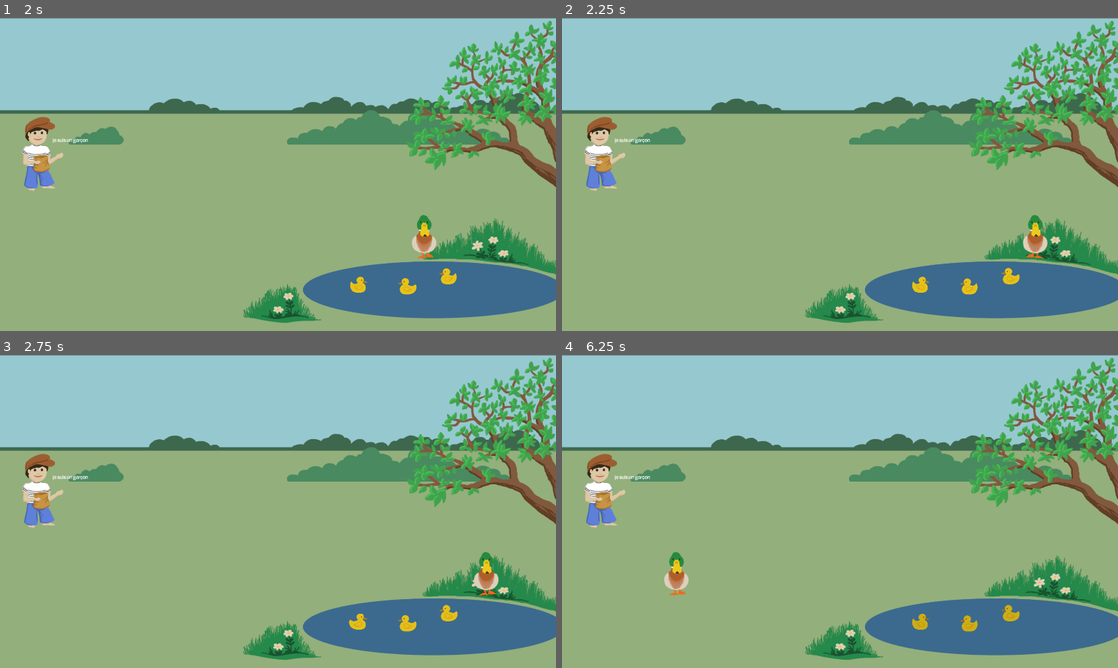
Above: before the commit, frames 1-4 (two rows, left to right).
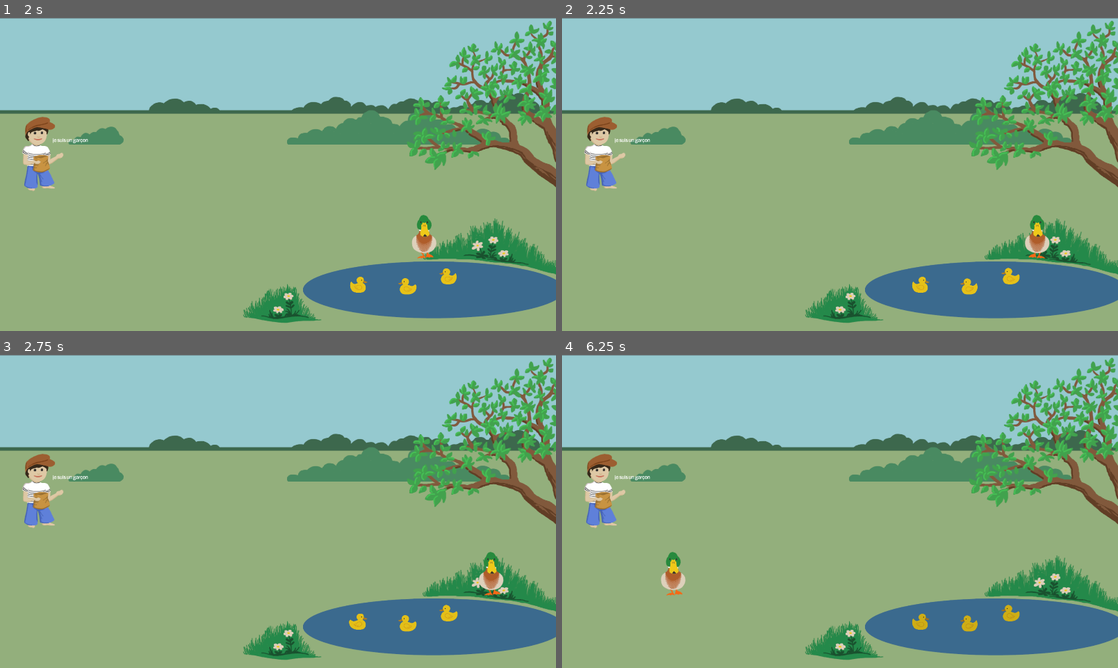
Above: after the commit, the same moments.

Repository: baguette-ballett/baguette-ballett
Game: Godot game, scene res://scenes/intro/intro.tscn
Same seed, same stepped clock (60 frames per second), same inputs: the game is played once before the commit and once after it.
Inputs:
- Up to frame 1 (2 s): click "Start" at 0.5 s; tap Enter (ui_accept) at 1.25, 1.35, 1.52, 1.82 s; hold Right (ui_right) from 1.28 s (still down)
- Up to frame 2 (2.25 s): release Right (ui_right) at 2.03 s; hold Down (ui_down) from 2.03 s (still down); tap Enter (ui_accept) at 2.1 s
- Up to frame 3 (2.75 s): keep holding Down (ui_down); tap Enter (ui_accept) at 2.27, 2.57 s
- Up to frame 4 (6.25 s): release Down (ui_down) at 2.78 s; hold Right (ui_right) 2.78-4.28 s; tap Enter (ui_accept) at 2.85, 3.6, 3.77, 4.07, 4.35, 4.52, 4.82, 5.1, 5.27, 5.57, 5.85 s; hold Left (ui_left) 4.28-5.78 s; hold Down (ui_down) from 5.78 s (still down)

Frame 1 is identical in both runs. In frame 2, 0.3% of the frame differs, in the area x 82-88%, y 62-77%; in frame 3, 0.4%, in the area x 85-91%, y 62-77%; in frame 4, 0.3%.

Commit message:
also use ui_accept for feeding the ducklings to increase the chance that the user guesses to a correct button

Diff:
--- a/scenes/player/player.gd
+++ b/scenes/player/player.gd
@@ -21,7 +21,7 @@
 		velocity.x = lerp(velocity.x, walkSpeed, acceleration)
 	elif Input.is_action_pressed("ui_left"):
 		velocity.x = lerp(velocity.x, walkSpeed*-1.0, acceleration)
-	elif Input.is_action_just_pressed("ui_down"):
+	elif Input.is_action_just_pressed("ui_down") or Input.is_action_just_pressed("ui_accept"):
 		if not Globals.playerOverPond:
 			return
 
